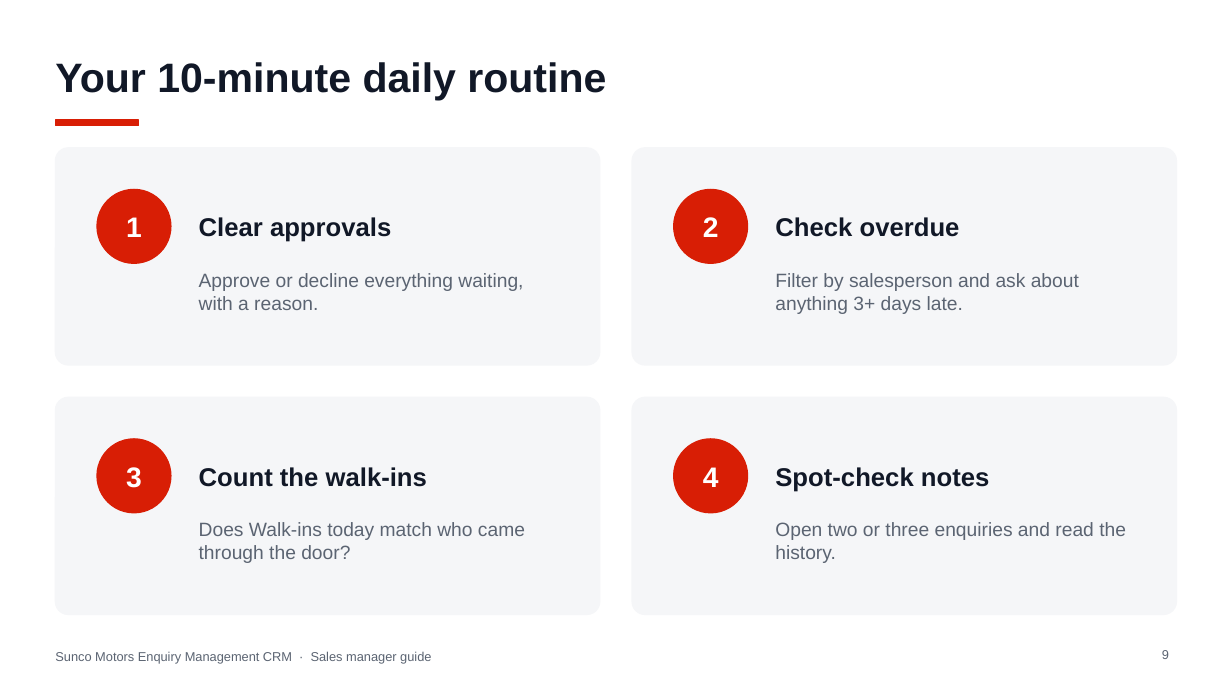
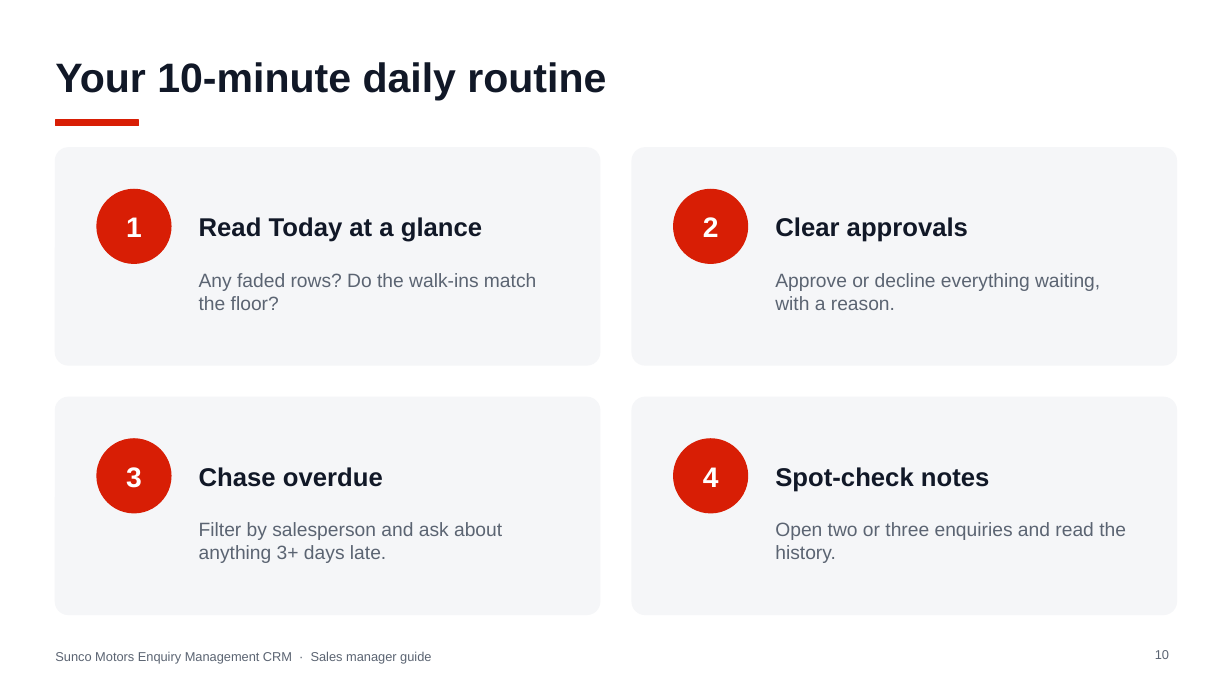
Before and after one commit to jakeeeecurran/walkin-management, a slide deck: slide 10 of docs/training/Sunco-Motors-Enquiry-CRM-Sales-Manager-Guide.pptx (slide 9 before the commit). Drawn at 1232x693 pixels with LibreOffice and Linux fonts; fonts in the diff are those of the drawing. Boxes give left, top, right and bottom in pixels: in the first picture for what was removed or moved away, otherwise in the second. Text is boxed around its words. In the diff, an @@ line names an element or a change of style, - is before the commit and + after.

```diff
--- a/docs/training/Sunco-Motors-Enquiry-CRM-Sales-Manager-Guide.pptx
+++ b/docs/training/Sunco-Motors-Enquiry-CRM-Sales-Manager-Guide.pptx
@@ text at (199, 217, 482, 242): text changed @@
-Clear approvals
+Read Today at a glance
@@ text at (775, 217, 968, 242): text changed @@
-Check overdue
+Clear approvals
@@ text at (199, 273, 536, 310): text changed @@
-Approve or decline everything waiting, with a reason.
+Any faded rows? Do the walk-ins match the floor?
@@ text at (775, 273, 1100, 310): text changed @@
-Filter by salesperson and ask about anything 3+ days late.
+Approve or decline everything waiting, with a reason.
@@ text at (199, 467, 383, 487): text changed @@
-Count the walk-ins
+Chase overdue
@@ text at (199, 522, 502, 563): text changed @@
-Does Walk-ins today match who came through the door?
+Filter by salesperson and ask about anything 3+ days late.
@@ page number at (1155, 650, 1169, 659): text changed @@
-9
+10
```
Also in this commit, not shown: 6 other slides changed, 6 slides added, 4 other files.
